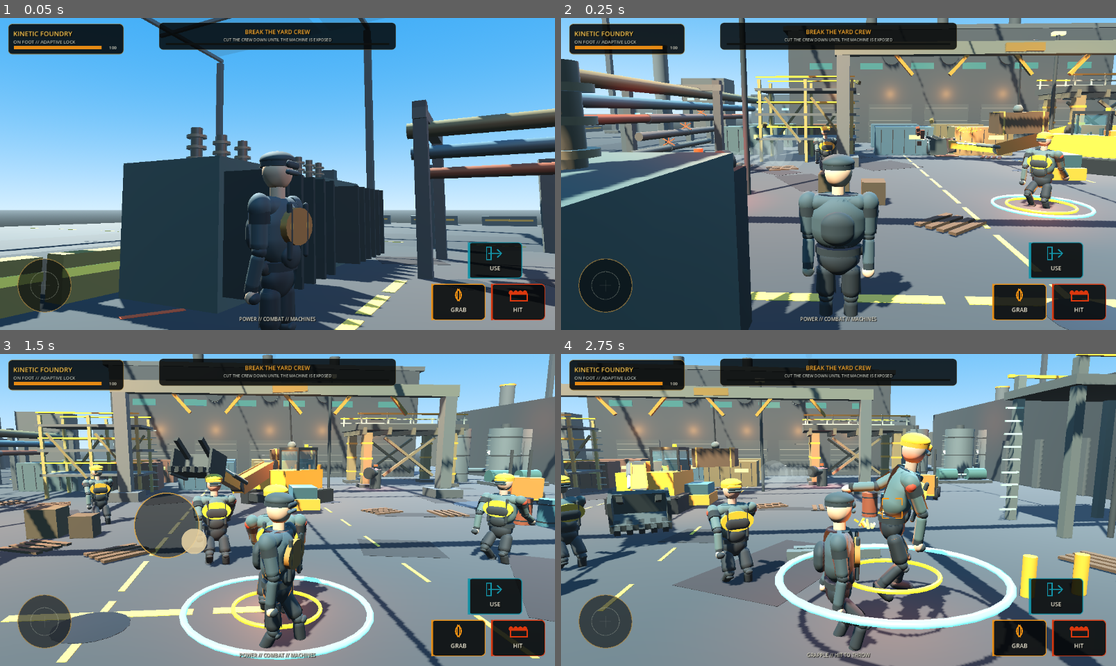
Above: before the commit, frames 1-4 (two rows, left to right).
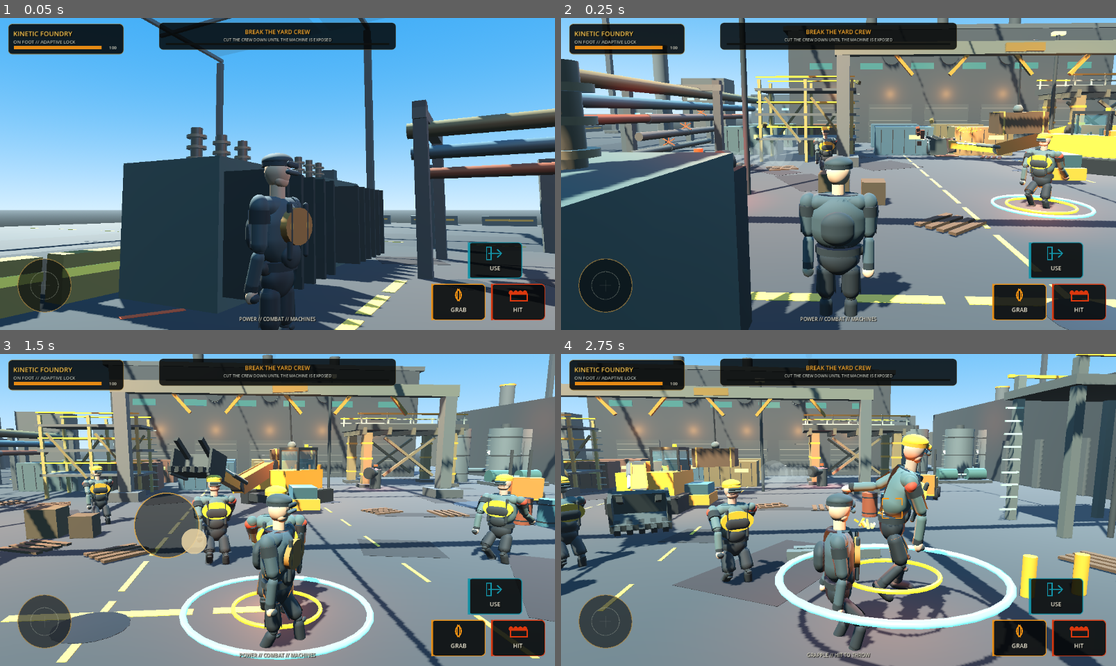
Above: after the commit, the same moments.

Repository: IssisX/kinetic-foundry-
Game: Godot game, scene res://Main.tscn
Same seed, same stepped clock (60 frames per second), same inputs: the game is played once before the commit and once after it.
Inputs (mouse positions are in pixels of both pictures, inside the frame that each line leads up to):
- Up to frame 1 (0.05 s): no input
- Up to frame 2 (0.25 s): no input
- Up to frame 3 (1.5 s): move the mouse to (399, 494) at 0.52 s; hold D 0.53-1.25 s; hold E 0.53-1.25 s; click (399, 494) at 0.67 s; drag from (166, 525) to (249, 572) at 1.27 s
- Up to frame 4 (2.75 s): move the mouse to (894, 441) at 2.02 s; hold D from 2.03 s (still down); hold K from 2.03 s (still down)

The runs differ from the first frame. In frame 1, 0.4% of the frame differs, in the area x 44-55%, y 42-100%; in frame 2, 0.6%; in frame 3, 0.9%; in frame 4, 1.0%, in the area x 0-70%, y 25-96%.

Commit message:
Push humanoids toward adult human proportions

Diff:
--- a/scripts/population_detail.gd
+++ b/scripts/population_detail.gd
@@ -37,14 +37,28 @@
             var mesh_child := child as MeshInstance3D
             if mesh_child.mesh is SphereMesh:
                 if mesh_child.position.y > 0.36:
-                    mesh_child.scale *= Vector3(0.88, 0.90, 0.88)
-                    mesh_child.position.y -= 0.012
+                    # Hardhat - materially smaller than the old toy-like dome.
+                    mesh_child.scale *= Vector3(0.78, 0.82, 0.78)
+                    mesh_child.position.y -= 0.025
                 else:
-                    mesh_child.scale *= Vector3(0.95, 0.97, 0.95)
+                    # Human head ratio instead of bobble-head ratio.
+                    mesh_child.scale *= Vector3(0.82, 0.87, 0.82)
             elif mesh_child.mesh is CylinderMesh and mesh_child.position.y > 0.30:
-                mesh_child.scale *= Vector3(0.89, 0.88, 0.89)
+                mesh_child.scale *= Vector3(0.79, 0.78, 0.79)
             elif mesh_child.mesh is CapsuleMesh and mesh_child.position.y > 0.30:
-                mesh_child.scale *= Vector3(0.88, 0.82, 0.86)
+                mesh_child.scale *= Vector3(0.76, 0.74, 0.76)
+
+        # Minimal facial planes keep the procedural heads reading as people at
+        # combat-camera distance without texture assets.
+        for eye_x in [-0.068, 0.068]:
+            var eye := GeomUtil.sphere_mesh(0.020, Color(0.035, 0.040, 0.038))
+            eye.scale = Vector3(1.0, 0.70, 0.45)
+            eye.position = Vector3(eye_x, 0.29, -0.192)
+            head_root.add_child(eye)
+        var nose := GeomUtil.capsule_mesh(0.026, 0.085, Color(0.54, 0.40, 0.32))
+        nose.rotation.x = PI * 0.5
+        nose.position = Vector3(0.0, 0.245, -0.210)
+        head_root.add_child(nose)
 
     for arm_key in ["arm_l", "arm_r"]:
         var arm = rig.get(arm_key)
@@ -54,9 +68,9 @@
             if child is MeshInstance3D:
                 var mesh_child := child as MeshInstance3D
                 if mesh_child.mesh is SphereMesh:
-                    mesh_child.scale *= Vector3(0.84, 0.90, 0.84)
+                    mesh_child.scale *= Vector3(0.72, 0.80, 0.72)
                 elif mesh_child.mesh is CapsuleMesh:
-                    mesh_child.scale *= Vector3(0.92, 1.03, 0.92)
+                    mesh_child.scale *= Vector3(0.88, 1.05, 0.88)
         var elbow := arm.get_node_or_null("Elbow") as Node3D
         if elbow != null:
             for child in elbow.get_children():
@@ -64,10 +78,10 @@
                     continue
                 var mesh_child := child as MeshInstance3D
                 if mesh_child.mesh is SphereMesh:
-                    var factor := 0.78 if mesh_child.position.y > -0.20 else 0.84
+                    var factor := 0.52 if mesh_child.position.y > -0.20 else 0.70
                     mesh_child.scale *= Vector3(factor, factor, factor)
                 elif mesh_child.mesh is CapsuleMesh:
-                    mesh_child.scale *= Vector3(0.91, 1.04, 0.91)
+                    mesh_child.scale *= Vector3(0.87, 1.06, 0.87)
 
     for leg_key in ["leg_l", "leg_r"]:
         var leg = rig.get(leg_key)
@@ -75,7 +89,7 @@
             continue
         for child in leg.get_children():
             if child is MeshInstance3D and (child as MeshInstance3D).mesh is CapsuleMesh:
-                (child as MeshInstance3D).scale *= Vector3(0.93, 1.03, 0.93)
+                (child as MeshInstance3D).scale *= Vector3(0.89, 1.05, 0.89)
         var knee := leg.get_node_or_null("Knee") as Node3D
         if knee != null:
             for child in knee.get_children():
@@ -83,9 +97,9 @@
                     continue
                 var mesh_child := child as MeshInstance3D
                 if mesh_child.mesh is SphereMesh:
-                    mesh_child.scale *= Vector3(0.80, 0.80, 0.80)
+                    mesh_child.scale *= Vector3(0.56, 0.56, 0.56)
                 elif mesh_child.mesh is CapsuleMesh and mesh_child.position.y < -0.10:
-                    mesh_child.scale *= Vector3(0.92, 1.03, 0.92)
+                    mesh_child.scale *= Vector3(0.88, 1.06, 0.88)
 
 func _decorate_player(rig) -> void:
     if rig.has_meta("player_detail"):
@@ -95,8 +109,6 @@
     var arm_l = rig.get("arm_l")
     var arm_r = rig.get("arm_r")
     if torso != null:
-        # Rounded harness pack - avoids the rectangular backpack silhouette that
-        # made the player read like a toy minifigure from the gameplay camera.
         var back := GeomUtil.capsule_mesh(0.20, 0.52, Color(0.09, 0.11, 0.105))
         back.scale = Vector3(1.25, 1.0, 0.62)
         back.position = Vector3(0.0, 0.34, 0.30)
